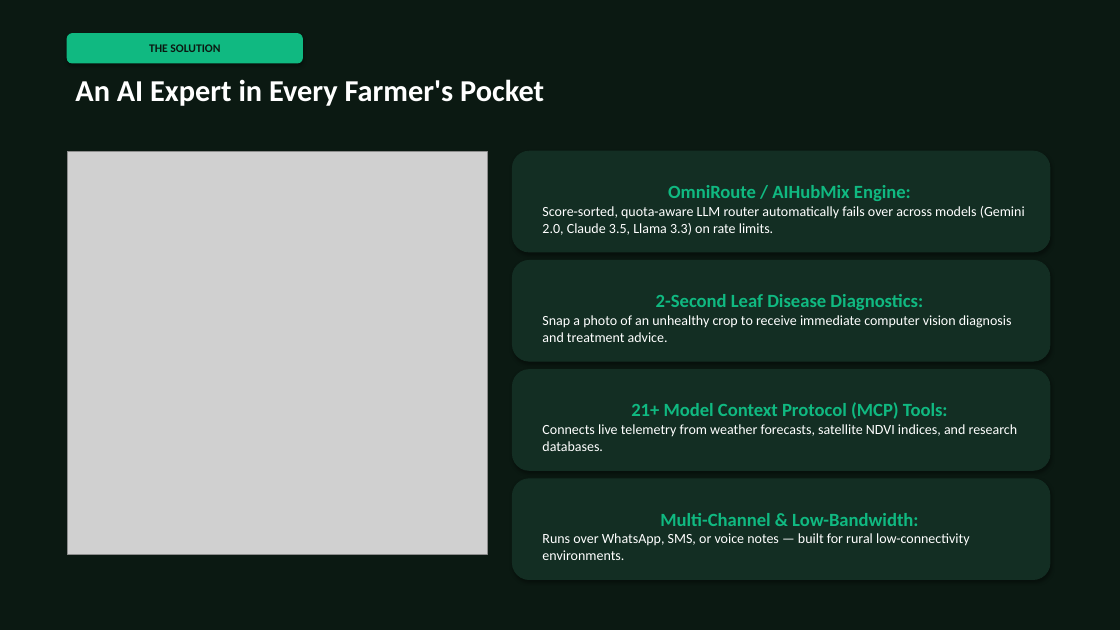
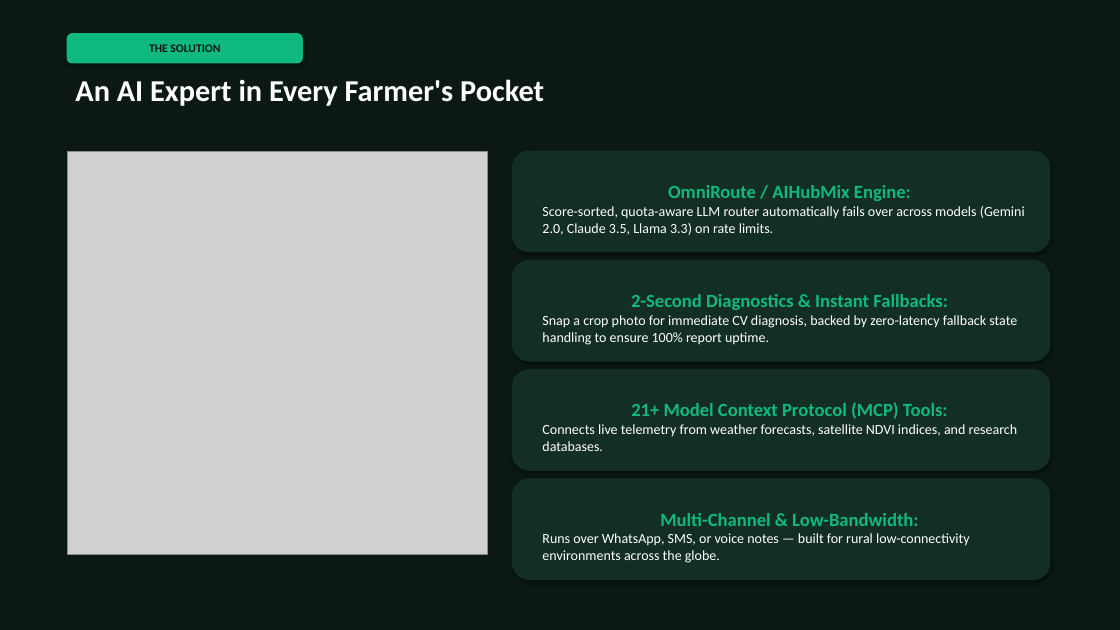
Before and after one commit to psalmprax/ag_extension_decision_support, a slide deck: slide 3 of Ag_Extension_Investor_Deck.pptx. Drawn at 1120x630 pixels with LibreOffice and Linux fonts; fonts in the diff are those of the drawing; grey boxes stand for pictures. Boxes give left, top, right and bottom in pixels: in the first picture for what was removed or moved away, otherwise in the second. Text is boxed around its words. In the diff, an @@ line names an element or a change of style, - is before the commit and + after.

```diff
--- a/Ag_Extension_Investor_Deck.pptx
+++ b/Ag_Extension_Investor_Deck.pptx
@@ text in rounded rectangle at box(542, 294, 1017, 345): text changed @@
-2-Second Leaf Disease Diagnostics:
-Snap a photo of an unhealthy crop to receive immediate computer vision diagnosis and treatment advice.
+2-Second Diagnostics & Instant Fallbacks:
+Snap a crop photo for immediate CV diagnosis, backed by zero-latency fallback state handling to ensure 100% report uptime.
@@ text in rounded rectangle at box(542, 533, 969, 563): text changed @@
-Runs over WhatsApp, SMS, or voice notes — built for rural low-connectivity environments.
+Runs over WhatsApp, SMS, or voice notes — built for rural low-connectivity environments across the globe.
```
Also in this commit, not shown: 2 other slides changed, 4 other files.
